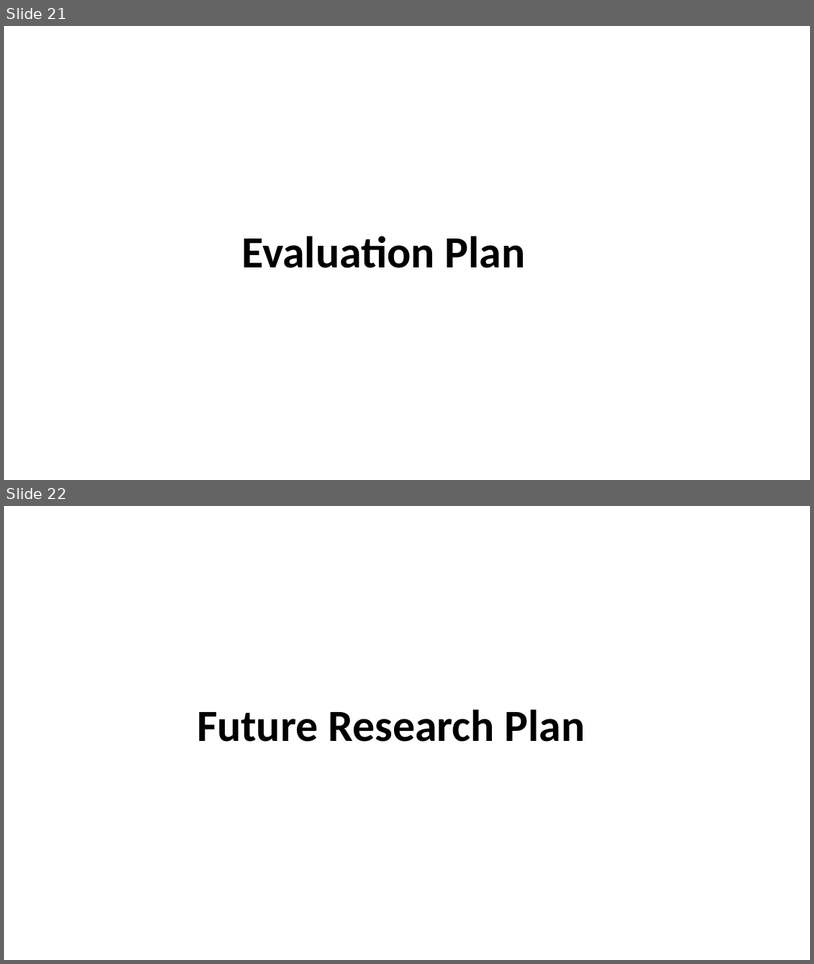
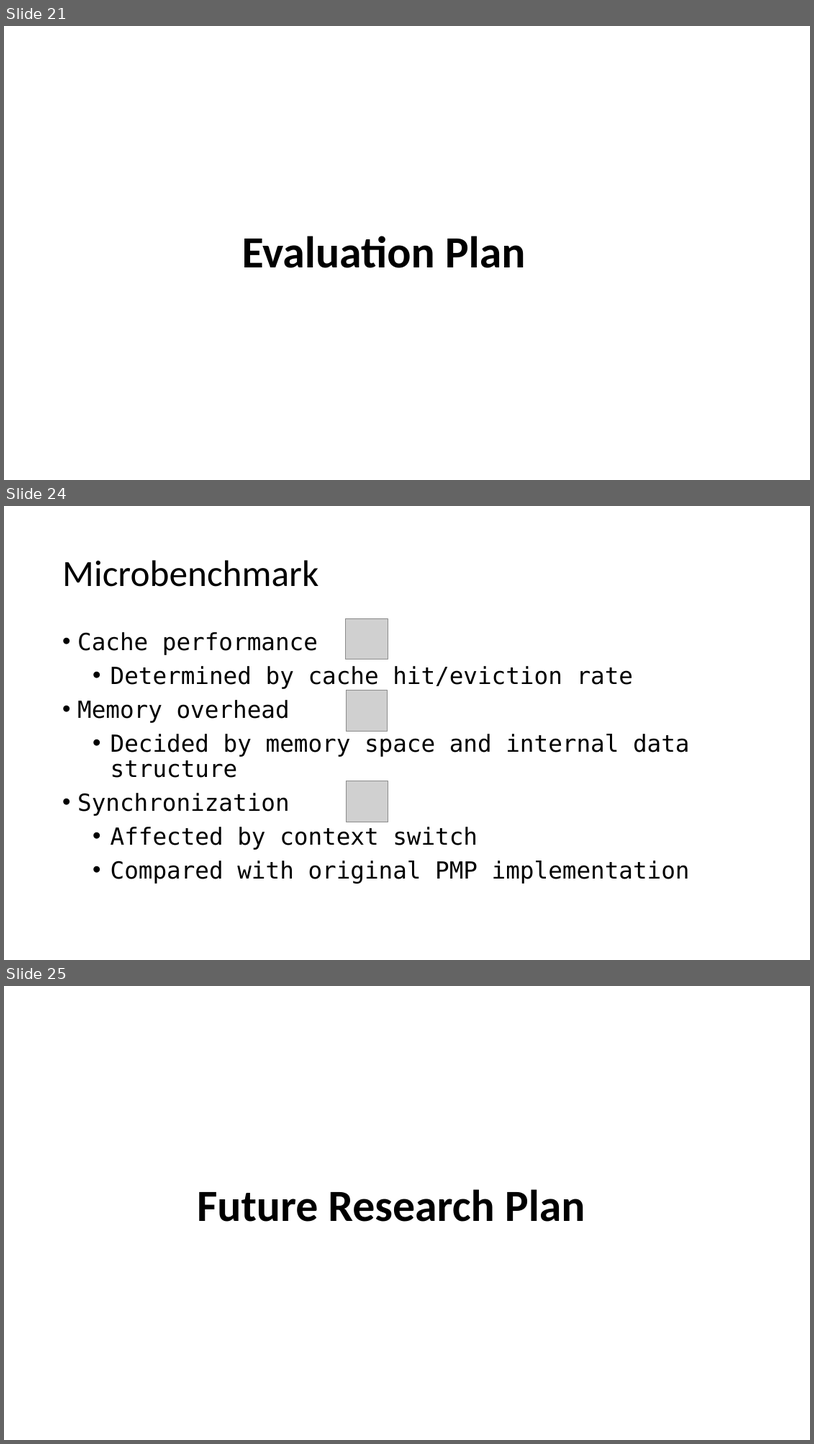
Before and after one commit to LiGaOg/libpmp, a slide deck: proposal.pptx. Shown one above the other, each under a label of ours: slides 21 and 22 before the commit, slides 21, 24 and 25 after it; the slides between them are not shown. The pictures are 814x964 and 814x1444 pixels, drawn with LibreOffice and Linux fonts; fonts in the diff are those of the drawing; grey boxes stand for pictures. Boxes give left, top, right and bottom in pixels: in the first picture for what was removed or moved away, otherwise in the second. Text is boxed around its words. In the diff, an @@ line names an element or a change of style, - is before the commit and + after.

```diff
--- a/proposal.pptx
+++ b/proposal.pptx
@@ slide 24 added at <box>4,506,810,960</box>, background #FFFFFF @@
@@ title added at <box>62,560,319,587</box>, 44 pt, text #000000 @@
+Microbenchmark
@@ text added at <box>77,632,690,883</box>, 28 pt, text #000000 @@
+• Cache performance
+  • Determined by cache hit/eviction rate
+• Memory overhead
+  • Decided by memory space and internal data structure
+• Synchronization
+  • Affected by context switch
+  • Compared with original PMP implementation
@@ picture added at <box>346,618,388,659</box> @@
@@ picture added at <box>347,690,388,731</box> @@
@@ picture added at <box>347,780,388,822</box> @@
@@ what was slide 22 is now slide 25 @@
```
Also in this commit, not shown: 2 slides changed, 2 other slides added.
